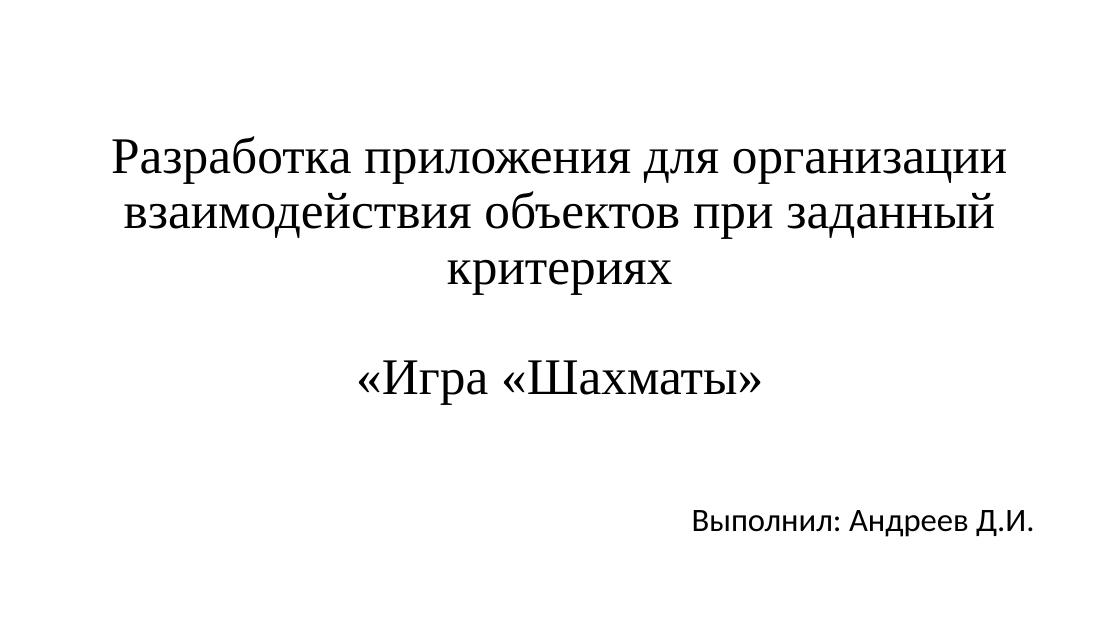
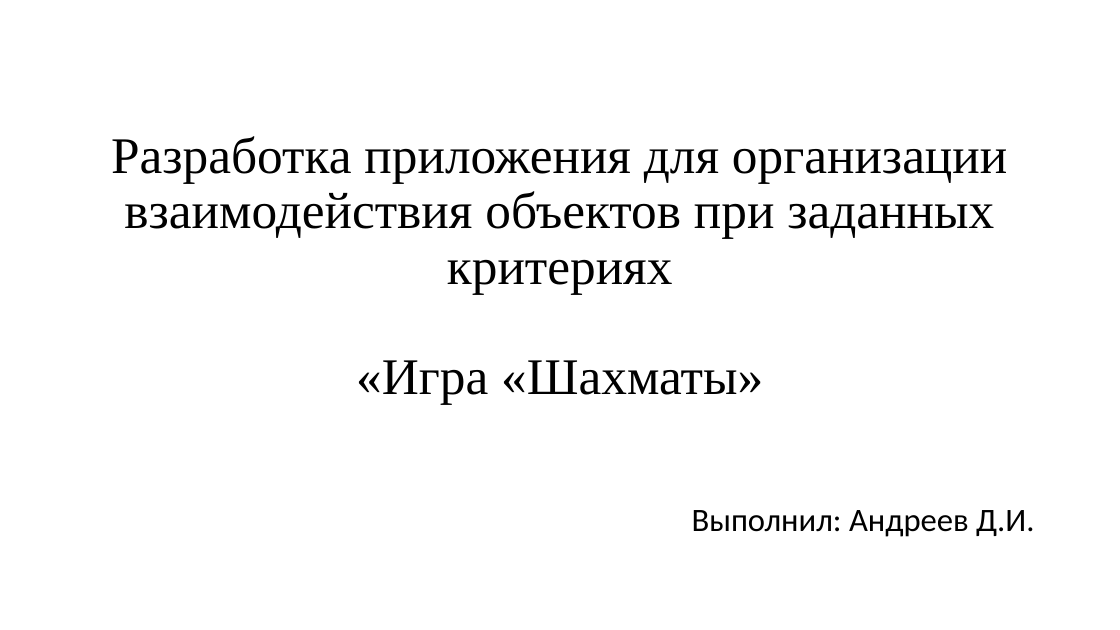
Before and after one commit to MrAnderson1110/Education, a slide deck: slide 1 of 5/OOP_V_term_paper/z9431_АндреевД.И_Презентация.ppt. Drawn at 1120x630 pixels with LibreOffice and Linux fonts; fonts in the diff are those of the drawing. Boxes give left, top, right and bottom in pixels: in the first picture for what was removed or moved away, otherwise in the second. Text is boxed around its words. In the diff, an @@ line names an element or a change of style, - is before the commit and + after.

```diff
--- a/5/OOP_V_term_paper/z9431_АндреевД.И_Презентация.ppt
+++ b/5/OOP_V_term_paper/z9431_АндреевД.И_Презентация.ppt
@@ text at <box>111,136,1007,405</box>: text changed @@
-Разработка приложения для организации взаимодействия объектов при заданный критериях
-«Игра «Шахматы»
+Разработка приложения для организации взаимодействия объектов при заданных критериях
+«Игра «Шахматы»
```
Also in this commit, not shown: 2 other files.
